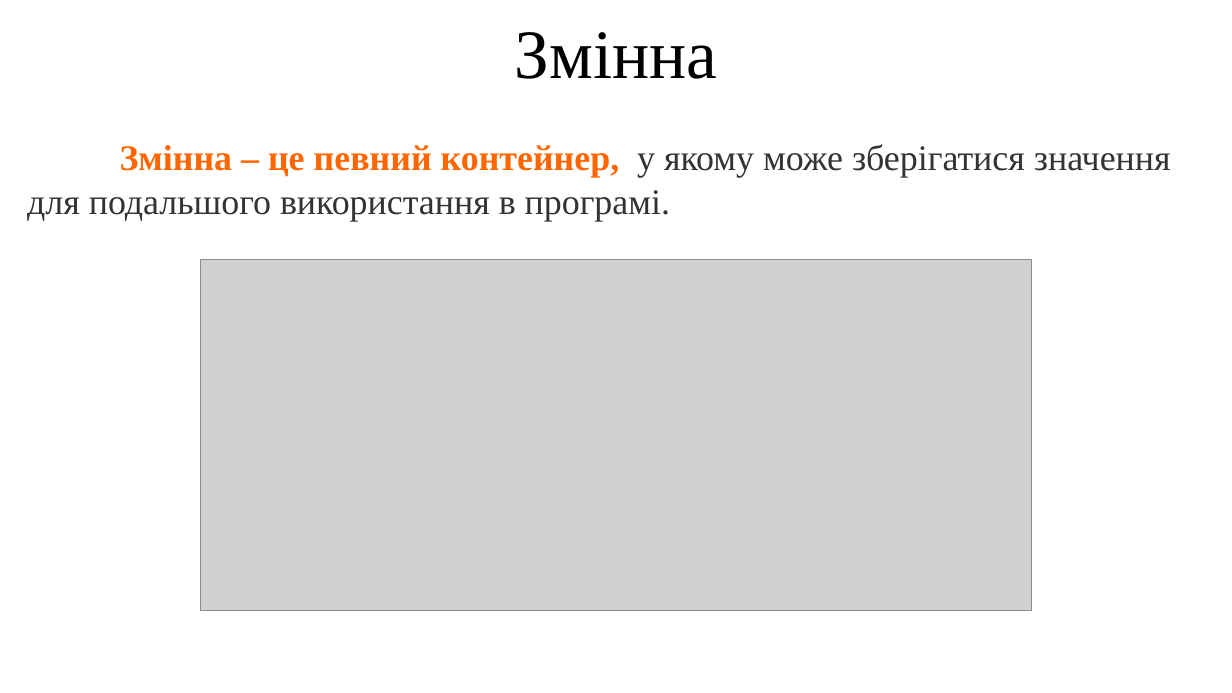
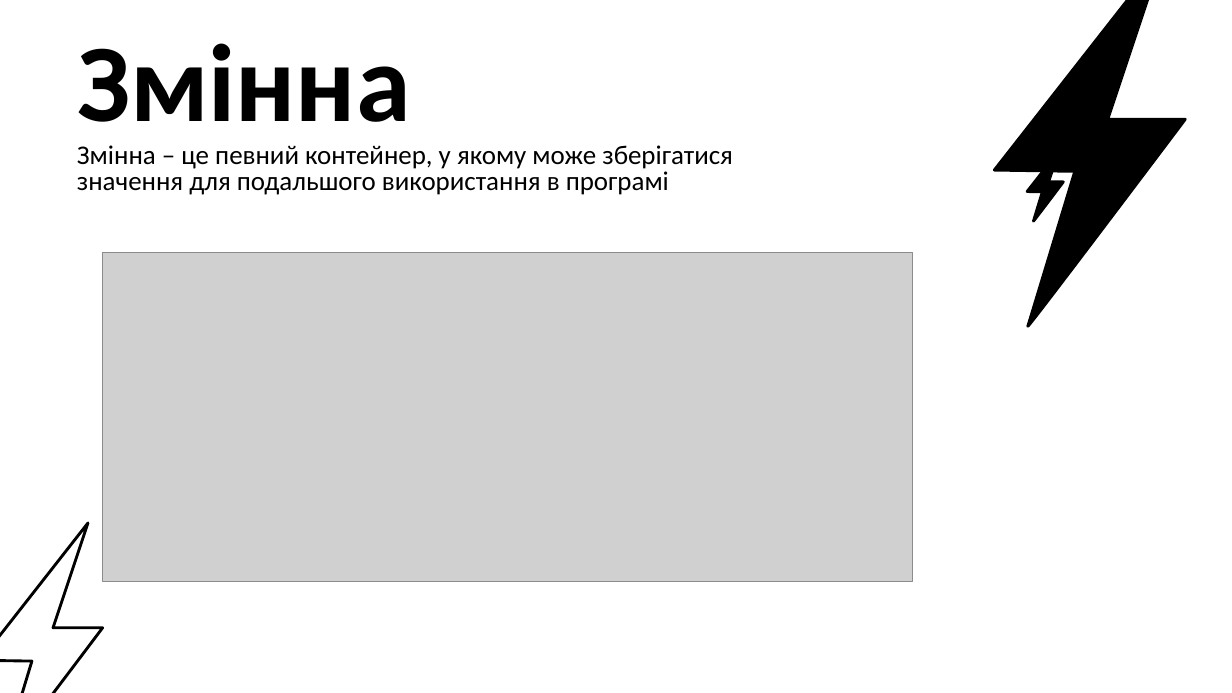
Before and after one commit to arg3ntuum/JavaCourse, a slide deck: slide 2 of Java Урок 2 Змінні. Перетворення типів. БО.pptx. Drawn at 1232x693 pixels with LibreOffice and Linux fonts; fonts in the diff are those of the drawing; grey boxes stand for pictures. Boxes give left, top, right and bottom in pixels: in the first picture for what was removed or moved away, otherwise in the second. Text is boxed around its words. In the diff, an @@ line names an element or a change of style, - is before the commit and + after.

Commit message:
Re designed 2 theme.

```diff
--- a/Java Урок 2 Змінні. Перетворення типів. БО.pptx
+++ b/Java Урок 2 Змінні. Перетворення типів. БО.pptx
@@ freeform shape added at <box>994,0,1186,326</box>, fill #000000, outline #000000 2.25 pt @@
@@ text "Змінна": place and size @@
-text "Змінна" at <box>515,32,717,79</box>
+text "Змінна" at <box>77,43,411,148</box>
@@ text "Змінна" at <box>77,43,411,148</box>: size 54 to 86 pt, font Times New Roman to Calibri, bold on; alignment centre to left; line spacing 1 to 0.8; vertical alignment top to middle @@
@@ text at <box>77,145,733,195</box>: text changed; size 28 to 21 pt; font Times New Roman to Calibri; text colour #333333 to #000000 @@
-Змінна – це певний контейнер, у якому може зберігатися значення для подальшого використання в програмі.
+Змінна – це певний контейнер, у якому може зберігатися
+значення для подальшого використання в програмі
@@ text "Змінна – це певний контейнер, ..." at <box>77,145,733,195</box>: vertical alignment top to middle @@
@@ freeform shape added at <box>1028,151,1064,221</box>, fill #000000, outline #000000 2.25 pt @@
@@ picture: place and size @@
-picture at <box>201,259,1031,611</box>
+picture at <box>103,252,912,582</box>
@@ freeform shape added at <box>0,523,103,693</box>, outline #000000 2.25 pt @@
```
Also in this commit, not shown: 18 other slides changed, 2 slides added, 3 slides removed.
